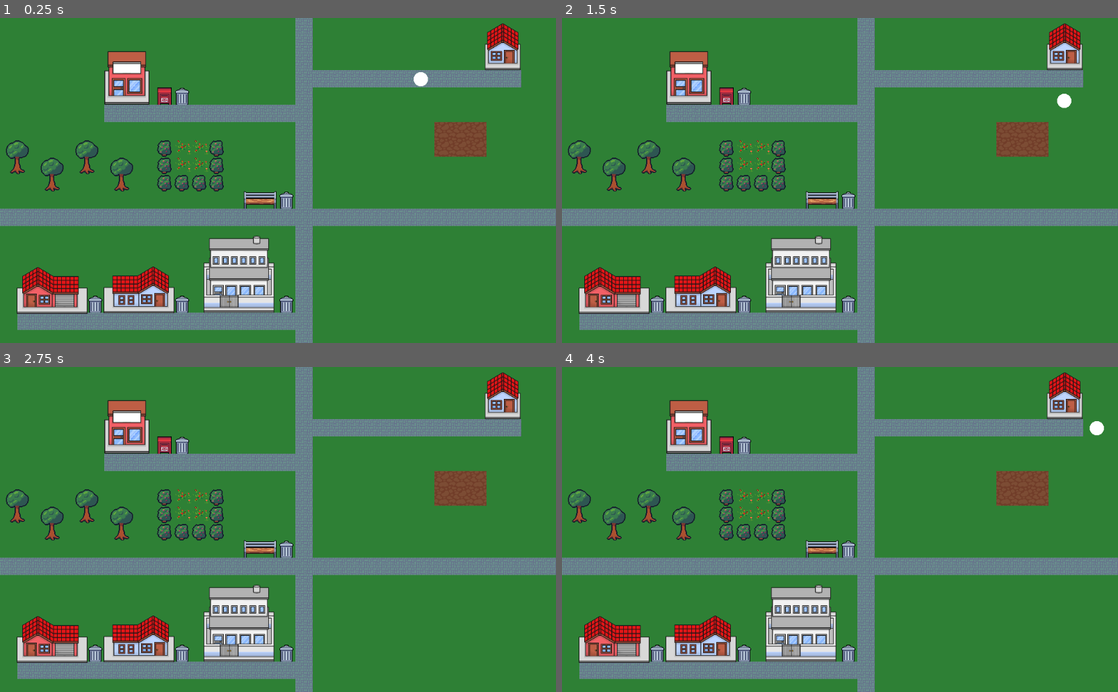
Above: before the commit, frames 1-4 (two rows, left to right).
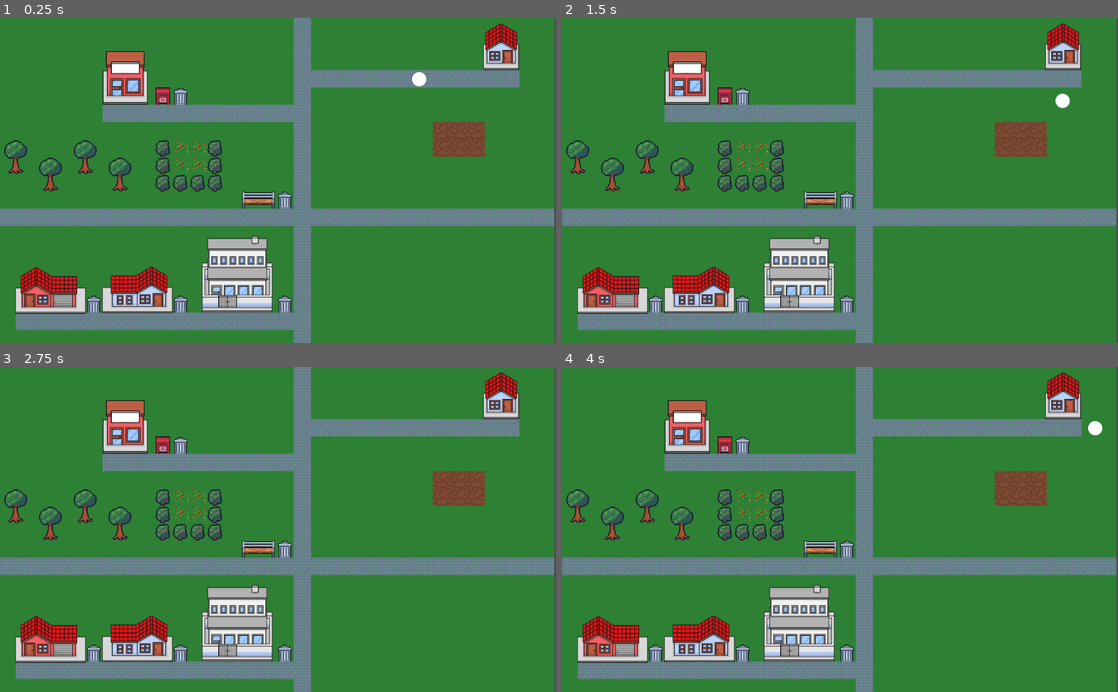
Above: after the commit, the same moments.

Repository: MakeKato/pulsu-king
Game: Godot game, scene res://World0.tscn
The game is run twice, just before and just after one commit, with the same random seed, the same clock (stepped at 60 frames per second) and the same inputs.
Inputs:
- Up to frame 1 (0.25 s): no input
- Up to frame 2 (1.5 s): tap Enter at 0.5 s; hold Right (ui_right) 0.53-1.28 s; hold Down (ui_down) from 1.28 s (still down)
- Up to frame 3 (2.75 s): release Down (ui_down) at 2.03 s; hold Right (ui_right) from 2.03 s (still down)
- Up to frame 4 (4 s): release Right (ui_right) at 2.78 s; hold Up (ui_up) 2.78-3.53 s; tap Space at 3.5 s; hold Left (ui_left) from 3.53 s (still down)

The runs differ from the first frame. In frame 1, 8.3% of the frame differs, in the area x 0-100%, y 0-100%; in frame 2, 8.4%; in frame 3, 8.3%; in frame 4, 8.4%.

Commit message:
Meleqe
scene etc

Diff:
--- a/World0.tscn
+++ b/World0.tscn
@@ -13,6 +13,7 @@
 [sub_resource type="CapsuleShape2D" id=2]
 
 [node name="World0" type="Node2D"]
+position = Vector2( -3, 0 )
 
 [node name="Ground" type="TileMap" parent="."]
 tile_set = ExtResource( 1 )
@@ -86,4 +87,5 @@
 mesh = SubResource( 1 )
 
 [node name="CollisionShape2D" type="CollisionShape2D" parent="KinematicBody2D"]
+position = Vector2( -1, 0 )
 shape = SubResource( 2 )
